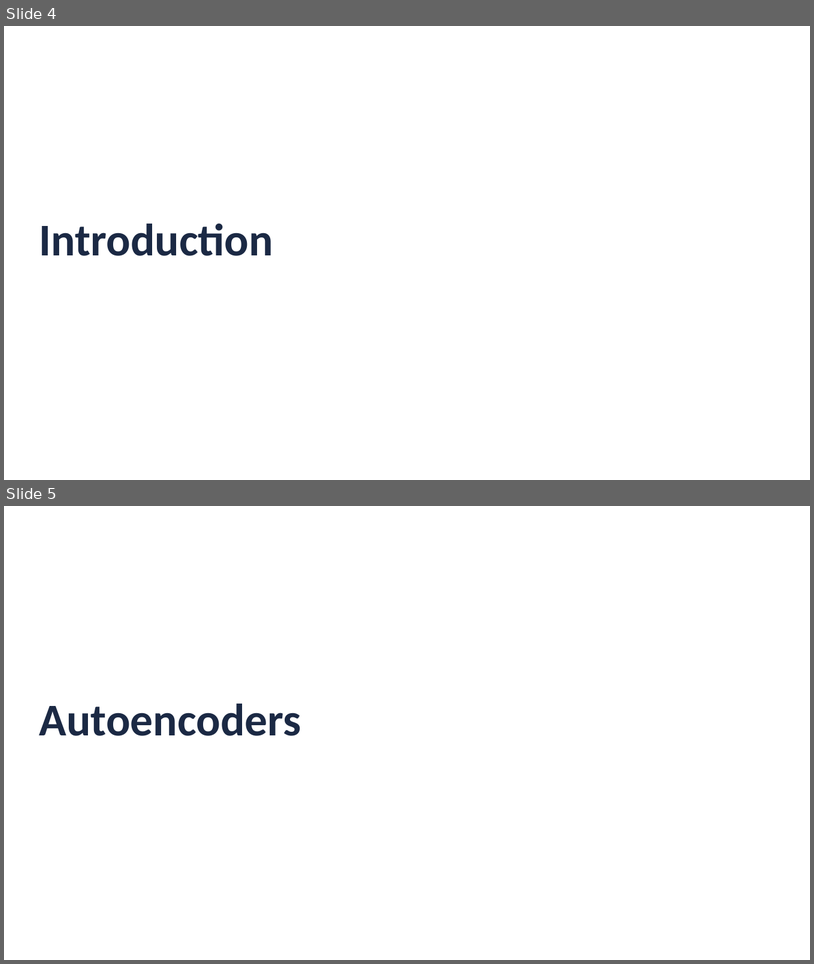
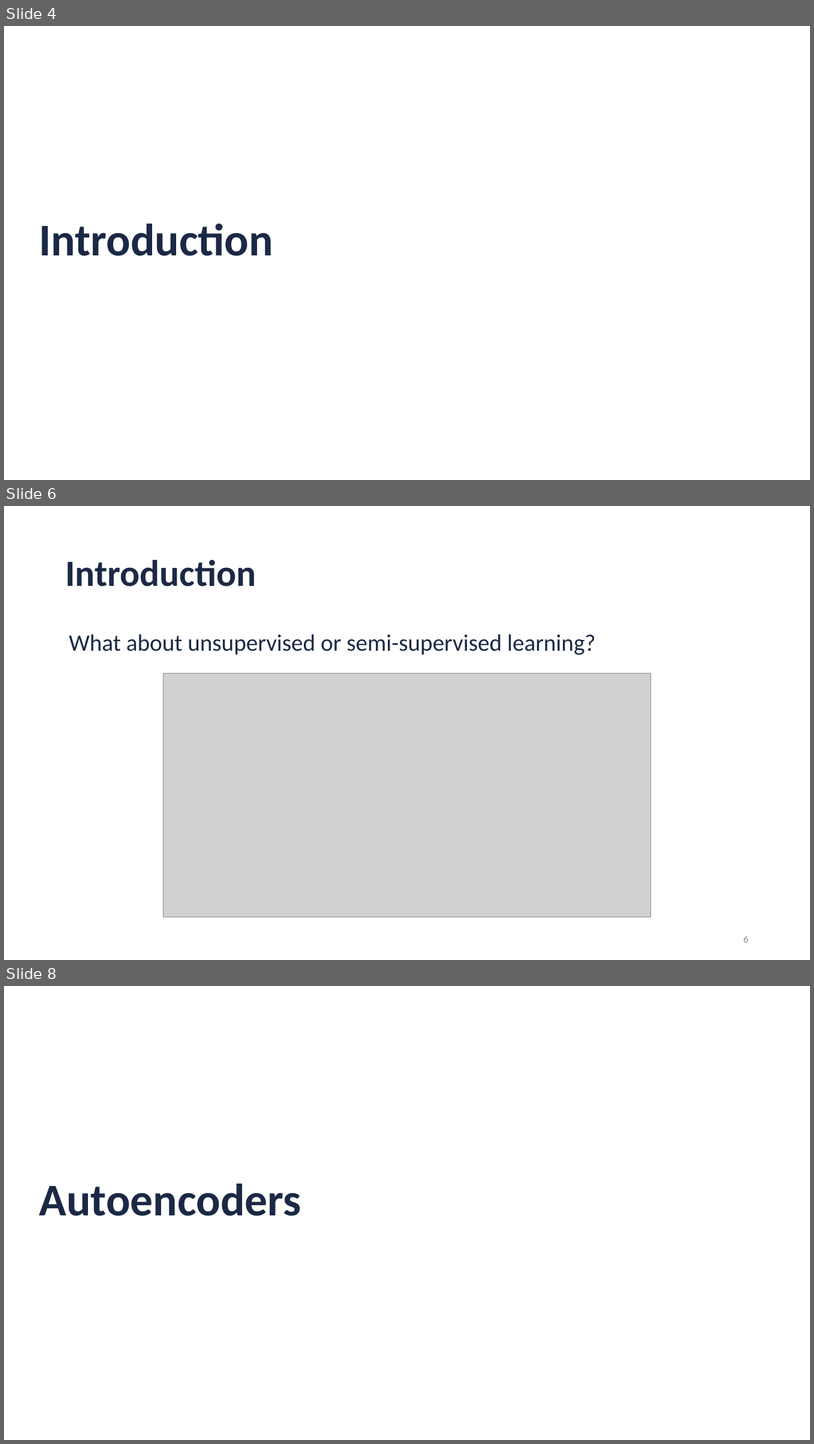
Before and after one commit to JorisRoels/deep-learning-biology, a slide deck: slides/2020-dlb-5-unsupervised-neural-networks.pptx. Shown one above the other, each under a label of ours: slides 4 and 5 before the commit, slides 4, 6 and 8 after it; the slides between them are not shown. The pictures are 814x964 and 814x1444 pixels, drawn with LibreOffice and Linux fonts; fonts in the diff are those of the drawing; grey boxes stand for pictures; background and template pictures are left out. Boxes give left, top, right and bottom in pixels: in the first picture for what was removed or moved away, otherwise in the second. Text is boxed around its words. In the diff, an @@ line names an element or a change of style, - is before the commit and + after.

```diff
--- a/slides/2020-dlb-5-unsupervised-neural-networks.pptx
+++ b/slides/2020-dlb-5-unsupervised-neural-networks.pptx
@@ slide 6 added at bbox=[4, 506, 810, 960], background #FFFFFF @@
@@ title added at bbox=[65, 559, 256, 586], 44 pt, text #1B2944, bold @@
+Introduction
@@ text added at bbox=[69, 634, 596, 655], 28 pt, text #1B2944 @@
+What about unsupervised or semi-supervised learning?
@@ picture added at bbox=[163, 673, 651, 918] @@
@@ page number added at bbox=[744, 936, 749, 942], 12 pt, text #898B91 @@
+6
@@ what was slide 5 is now slide 8 @@
```
Also in this commit, not shown: 2 slides changed, 24 other slides added, 1 slide removed, 1 other file.
